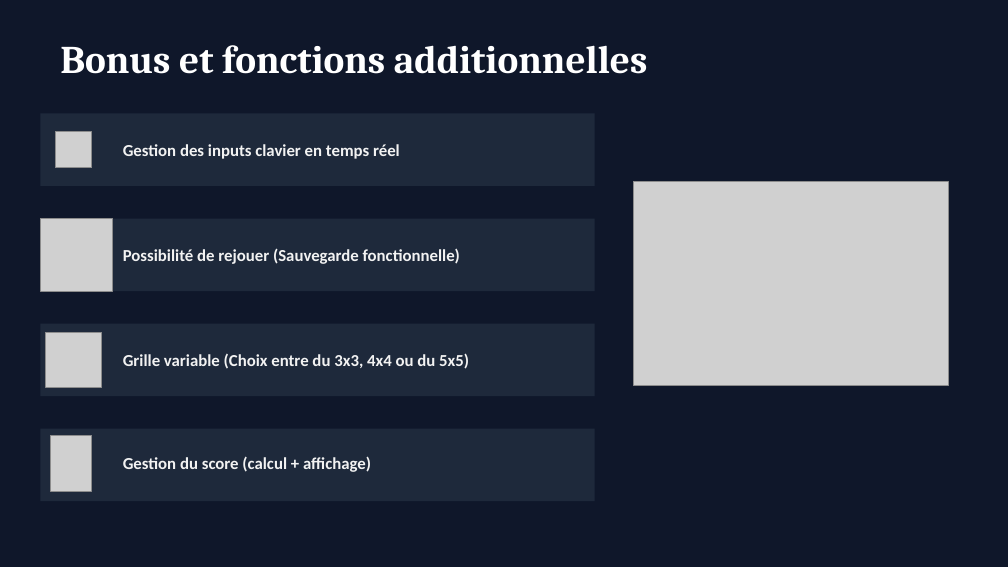
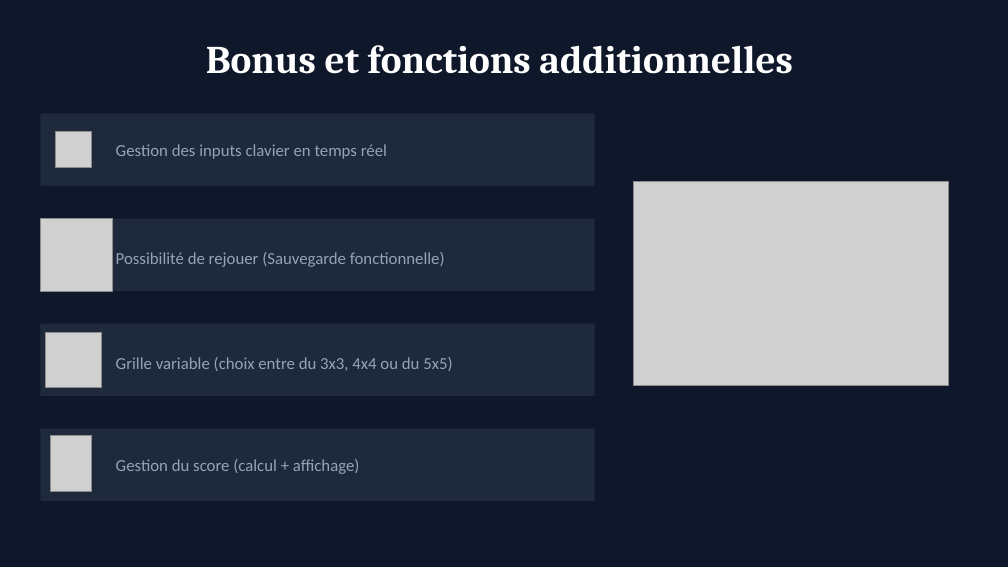
Before and after one commit to Esqaaa/Projet_2048_C, a slide deck: slide 4 of 2048_presentation.pptx. Drawn at 1008x567 pixels with LibreOffice and Linux fonts; fonts in the diff are those of the drawing; grey boxes stand for pictures. Boxes give left, top, right and bottom in pixels: in the first picture for what was removed or moved away, otherwise in the second. Text is boxed around its words. In the diff, an @@ line names an element or a change of style, - is before the commit and + after.

```diff
--- a/2048_presentation.pptx
+++ b/2048_presentation.pptx
@@ text "Bonus et fonctions additionnelles" at box(206, 45, 793, 74): alignment left to centre @@
@@ text colour #F2F2F2 to #94A3B8, bold off; vertical alignment middle to top in 3 elements at box(116, 459, 360, 474), box(116, 252, 445, 267), box(116, 144, 387, 159) @@
@@ text "Gestion des inputs clavier en ...": place and size @@
-text "Gestion des inputs clavier en ..." at box(123, 144, 400, 159)
+text "Gestion des inputs clavier en ..." at box(116, 144, 387, 159)
@@ text "Possibilité de rejouer (Sauvegarde fonctionnelle)": place and size @@
-text "Possibilité de rejouer (Sauvegarde fonctionnelle)" at box(123, 248, 460, 264)
+text "Possibilité de rejouer (Sauvegarde fonctionnelle)" at box(116, 252, 445, 267)
@@ text "Grille variable (choix entre du ..." at box(116, 357, 452, 371): vertical alignment middle to top @@
@@ text at box(116, 357, 452, 371): text changed; text colour #F2F2F2 to #94A3B8; bold off @@
-Grille variable (Choix entre du 3x3, 4x4 ou du 5x5)
+Grille variable (choix entre du 3x3, 4x4 ou du 5x5)
@@ text "Gestion du score (calcul + ...": place and size @@
-text "Gestion du score (calcul + ..." at box(123, 456, 371, 472)
+text "Gestion du score (calcul + ..." at box(116, 459, 360, 474)
```
Also in this commit, not shown: 6 other slides changed, 4 other files.
